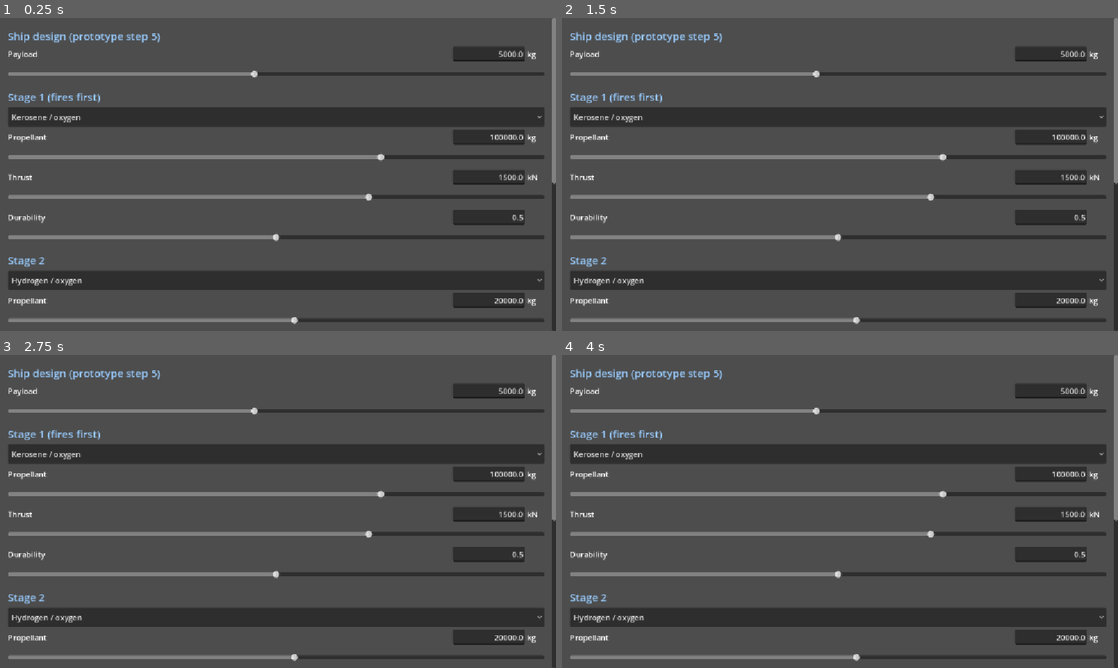
Above: before the commit, frames 1-4 (two rows, left to right).
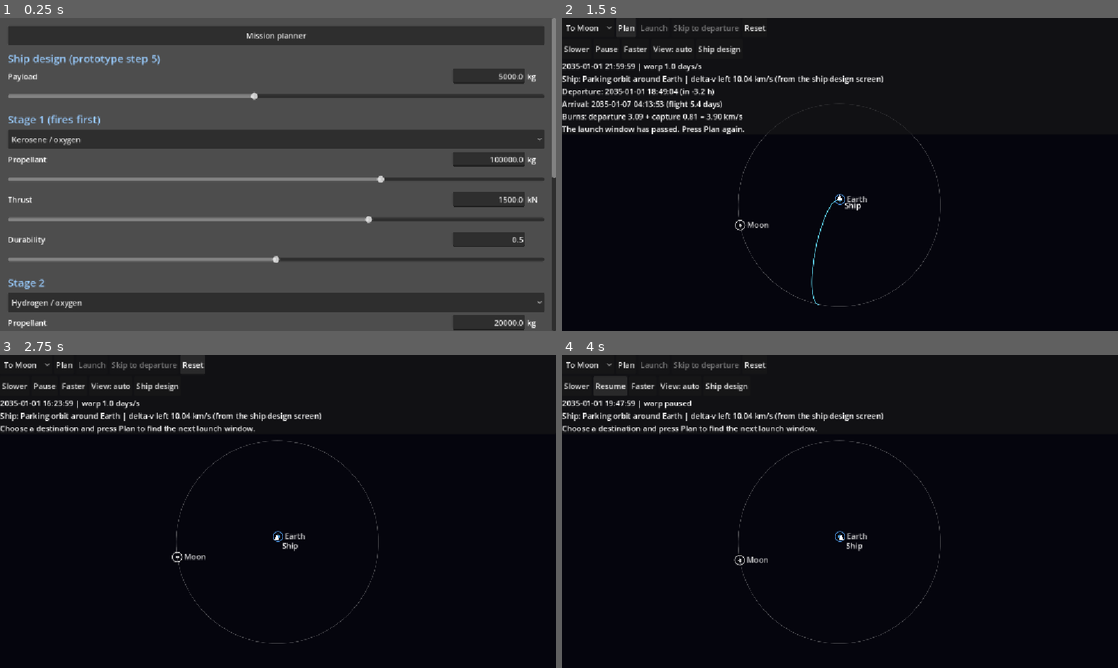
Above: after the commit, the same moments.

Repository: jonmakescars/asteroid-miner
Game: Godot game, scene res://ship_design.tscn
The game is run twice, just before and just after one commit, with the same random seed, the same clock (stepped at 60 frames per second) and the same inputs. This scene is started directly instead of the project's main scene.
Inputs (mouse positions are in pixels of both pictures, inside the frame that each line leads up to):
- Up to frame 1 (0.25 s): no input
- Up to frame 2 (1.5 s): click (840, 36) at 0.5 s, where only the run after the commit has a clickable "Mission planner"; click (628, 27) at 1.25 s, where only the run after the commit has a clickable "Plan"
- Up to frame 3 (2.75 s): click (194, 364) at 2 s, where only the run after the commit has a clickable "Reset"
- Up to frame 4 (4 s): click (578, 386) at 2.75 s, where only the run after the commit has a clickable "Slower"; click (606, 386) at 3.5 s, where only the run after the commit has a clickable "Pause"

The runs differ from the first frame. In frame 1, 41% of the frame differs, in the area x 1-100%, y 2-100%; in frame 2, 99%; in frame 3, 99%, in the area x 0-100%, y 0-100%; in frame 4, 99%.

Commit message:
Add mission planner for Moon and Mars (step 6)

Diff:
--- /dev/null
+++ b/mission.tscn
@@ -0,0 +1,12 @@
+[gd_scene load_steps=2 format=3]
+
+[ext_resource type="Script" path="res://scripts/mission_view.gd" id="1"]
+
+[node name="Mission" type="Control"]
+layout_mode = 3
+anchors_preset = 15
+anchor_right = 1.0
+anchor_bottom = 1.0
+grow_horizontal = 2
+grow_vertical = 2
+script = ExtResource("1")
--- /dev/null
+++ b/scripts/mission_view.gd
@@ -0,0 +1,391 @@
+extends Control
+## Prototype build step 6: plan and fly an Earth-to-Moon or Earth-to-Mars mission on rails.
+## The ship starts in a circular parking orbit around Earth. "Plan" finds the next launch window and
+## the delta-v of the departure and capture burns. "Launch" commits the plan; then run time forward
+## (or use "Skip to departure") and watch the ship follow its orbit segments.
+
+const DATA_PATH := "res://data/bodies.json"
+const DESIGN_PATH := "user://ship_design.json"  # written by the ship design screen
+const DEFAULT_SHIP_DV_KMS := 10.0
+const PARKING_ALTITUDE_KM := 400.0
+const WARP_STEPS := [0.01, 0.1, 1.0, 10.0, 100.0, 1000.0]  # game days per real second
+const MIN_BODY_RADIUS_PX := 3.0
+const RING_RADIUS_PX := 10.0
+const ORBIT_SAMPLES := 160
+const MOBILE_UI_SCALE := 2.0
+const FRAMES := ["auto", "sun", "earth", "mars", "moon"]
+const TARGETS := [
+	{"id": "moon", "name": "Moon", "frame": "earth", "capture_altitude_km": 100.0},
+	{"id": "mars", "name": "Mars", "frame": "sun", "capture_altitude_km": 400.0},
+]
+
+var bodies: Dictionary = {}
+var children: Dictionary = {}
+var start_jd := 0.0
+var time_jd := 0.0
+var warp_index := 2
+var paused := false
+var frame_index := 0
+var ship_dv_kms := DEFAULT_SHIP_DV_KMS
+var ship_dv_source := "default value; design a ship on the ship design screen"
+var parking_segment: Dictionary = {}
+var legs: Array = []     # the ship's orbit legs: {parent, segment, t_start, label}
+var plan: Dictionary = {}
+var message := ""
+
+var info_label: Label
+var target_picker: OptionButton
+var plan_button: Button
+var launch_button: Button
+var skip_button: Button
+var pause_button: Button
+var frame_button: Button
+
+
+func _ready() -> void:
+	if OS.has_feature("mobile"):
+		get_window().content_scale_factor = MOBILE_UI_SCALE
+	RenderingServer.set_default_clear_color(Color(0.02, 0.02, 0.05))
+	var parsed: Variant = JSON.parse_string(FileAccess.get_file_as_string(DATA_PATH))
+	if typeof(parsed) != TYPE_DICTIONARY:
+		push_error("Cannot read %s (on Android, add *.json to the export filter)." % DATA_PATH)
+		set_process(false)
+		return
+	start_jd = float(parsed["game_start"]["jd"])
+	for body in parsed["bodies"]:
+		bodies[body["id"]] = body
+		children[body["id"]] = []
+	for id in bodies:
+		var parent_id: Variant = bodies[id]["parent"]
+		if parent_id != null:
+			children[parent_id].append(id)
+	_load_ship_dv()
+	_build_ui()
+	_reset()
+
+
+func _load_ship_dv() -> void:
+	if not FileAccess.file_exists(DESIGN_PATH):
+		return
+	var parsed: Variant = JSON.parse_string(FileAccess.get_file_as_string(DESIGN_PATH))
+	if typeof(parsed) == TYPE_DICTIONARY and parsed.has("total_dv_ms"):
+		ship_dv_kms = float(parsed["total_dv_ms"]) / 1000.0
+		ship_dv_source = "from the ship design screen"
+
+
+func _reset() -> void:
+	time_jd = start_jd
+	plan = {}
+	message = ""
+	var earth_gm := float(bodies["earth"]["gm_km3_s2"])
+	var radius := float(bodies["earth"]["radius_km"]) + PARKING_ALTITUDE_KM
+	parking_segment = TransferPlanner.circular_segment(radius, earth_gm, start_jd, 0.0)
+	legs = [{"parent": "earth", "segment": parking_segment, "t_start": start_jd, "label": "Parking orbit around Earth"}]
+
+
+# ---------------------------------------------------------------- user interface
+
+func _build_ui() -> void:
+	var hud := PanelContainer.new()
+	hud.set_anchors_preset(Control.PRESET_TOP_WIDE)
+	add_child(hud)
+	var box := VBoxContainer.new()
+	hud.add_child(box)
+
+	var row1 := HFlowContainer.new()
+	box.add_child(row1)
+	target_picker = OptionButton.new()
+	for target in TARGETS:
+		target_picker.add_item("To " + str(target["name"]))
+	target_picker.item_selected.connect(func(_i: int) -> void: _on_target_changed())
+	row1.add_child(target_picker)
+	plan_button = _add_button(row1, "Plan", _on_plan)
+	launch_button = _add_button(row1, "Launch", _on_launch)
+	skip_button = _add_button(row1, "Skip to departure", _on_skip)
+	_add_button(row1, "Reset", _reset)
+
+	var row2 := HFlowContainer.new()
+	box.add_child(row2)
+	_add_button(row2, "Slower", func() -> void: warp_index = maxi(warp_index - 1, 0))
+	pause_button = _add_button(row2, "Pause", func() -> void: paused = not paused)
+	_add_button(row2, "Faster", func() -> void: warp_index = mini(warp_index + 1, WARP_STEPS.size() - 1))
+	frame_button = _add_button(row2, "View", func() -> void: frame_index = (frame_index + 1) % FRAMES.size())
+	_add_button(row2, "Ship design", func() -> void: get_tree().change_scene_to_file("res://ship_design.tscn"))
+
+	info_label = Label.new()
+	info_label.size_flags_horizontal = Control.SIZE_EXPAND_FILL
+	info_label.autowrap_mode = TextServer.AUTOWRAP_WORD_SMART
+	box.add_child(info_label)
+
+
+func _add_button(parent: Control, text: String, action: Callable) -> Button:
+	var button := Button.new()
+	button.text = text
+	button.custom_minimum_size = Vector2(0, 40)
+	button.pressed.connect(action)
+	parent.add_child(button)
+	return button
+
+
+func _on_target_changed() -> void:
+	if not _departed():
+		plan = {}
+		legs = [legs[0]]
+		message = ""
+
+
+func _on_plan() -> void:
+	var target: Dictionary = TARGETS[target_picker.selected]
+	legs = [legs[0]]
+	plan = _make_plan(target)
+	message = "" if not plan.is_empty() else "No launch window found within the search period."
+
+
+func _on_launch() -> void:
+	if plan.is_empty():
+		return
+	plan["committed"] = true
+	legs = [
+		legs[0],
+		{"parent": plan["frame"], "segment": plan["transfer_segment"], "t_start": plan["t_dep"],
+				"label": "Transfer orbit to %s" % plan["target_name"]},
+		{"parent": plan["target_id"], "segment": plan["capture_segment"], "t_start": plan["t_arr"],
+				"label": "Orbit around %s" % plan["target_name"]},
+	]
+
+
+func _on_skip() -> void:
+	if not plan.is_empty():
+		time_jd = maxf(time_jd, float(plan["t_dep"]) - 0.02)
+
+
+func _departed() -> bool:
+	return not plan.is_empty() and plan.get("committed", false) and time_jd >= float(plan["t_dep"])
+
+
+# ---------------------------------------------------------------- planning
+
+## Finds the next launch window to the target and the burns it needs. Returns {} if there is none.
+func _make_plan(target: Dictionary) -> Dictionary:
+	var target_id: String = target["id"]
+	var frame: String = target["frame"]
+	var gm := float(bodies[frame]["gm_km3_s2"])
+	var earth_gm := float(bodies["earth"]["gm_km3_s2"])
+	var parking := parking_segment
+	var parking_radius := float(parking["semi_major_axis_km"])
+	var target_fn := func(t: float) -> Vector2: return _body_rel(target_id, t)
+	var origin_fn: Callable
+	var horizon := 0.3   # days to search; a parking orbit passes every spot within 0.07 days
+	var step := 0.002
+	if frame == "earth":
+		origin_fn = func(t: float) -> Vector2: return Kepler.position_at(parking, t)
+	else:
+		origin_fn = func(t: float) -> Vector2: return _body_rel("earth", t)
+		horizon = 900.0  # longer than the synodic period of Earth and Mars (about 780 days)
+		step = 1.0
+
+	var transfer := TransferPlanner.find_window(gm, origin_fn, target_fn, time_jd, horizon, step)
+	if transfer.is_empty():
+		return {}
+	var t_dep := float(transfer["t_dep"])
+	var dv_departure := 0.0
+	if frame == "earth":
+		dv_departure = TransferPlanner.departure_dv_bound(transfer, gm)
+	else:
+		var origin_velocity := TransferPlanner.velocity_kms(origin_fn, t_dep)
+		dv_departure = TransferPlanner.departure_dv_escape(transfer, origin_velocity, earth_gm, parking_radius)
+	var capture_radius := float(bodies[target_id]["radius_km"]) + float(target["capture_altitude_km"])
+	var target_gm := float(bodies[target_id]["gm_km3_s2"])
+	var arrival := TransferPlanner.arrival_dv(transfer, target_fn, target_gm, capture_radius)
+	return {
+		"target_id": target_id,
+		"target_name": target["name"],
+		"frame": frame,
+		"t_dep": t_dep,
+		"t_arr": float(transfer["t_arr"]),
+		"flight_days": float(transfer["flight_days"]),
+		"dv_departure": dv_departure,
+		"dv_arrival": float(arrival["dv_kms"]),
+		"v_inf_arrival": float(arrival["v_inf_kms"]),
+		"transfer_segment": TransferPlanner.transfer_segment(transfer, gm),
+		"capture_segment": TransferPlanner.circular_segment(capture_radius, target_gm, float(transfer["t_arr"]), 0.0),
+		"committed": false,
+	}
+
+
+func _plan_dv_total() -> float:
+	return float(plan["dv_departure"]) + float(plan["dv_arrival"])
+
+
+# ---------------------------------------------------------------- positions on rails
+
+## Position (km) of a body relative to its parent.
+func _body_rel(id: String, jd: float) -> Vector2:
+	var segments: Array = bodies[id]["orbit_segments"]
+	if segments.is_empty():
+		return Vector2.ZERO
+	return Kepler.position_at(Kepler.segment_at(segments, jd), jd)
+
+
+## Position (km) of a body relative to the Sun.
+func _body_abs(id: String, jd: float) -> Vector2:
+	var total := Vector2.ZERO
+	var current: Variant = id
+	while current != null:
+		total += _body_rel(str(current), jd)
+		current = bodies[str(current)]["parent"]
+	return total
+
+
+func _leg_index_at(jd: float) -> int:
+	var chosen := 0
+	for i in legs.size():
+		if float(legs[i]["t_start"]) <= jd:
+			chosen = i
+	return chosen
+
+
+func _ship_abs(jd: float) -> Vector2:
+	var leg: Dictionary = legs[_leg_index_at(jd)]
+	return _body_abs(str(leg["parent"]), jd) + Kepler.position_at(leg["segment"], jd)
+
+
+func _frame_id() -> String:
+	var choice: String = FRAMES[frame_index]
+	if choice != "auto":
+		return choice
+	var index := _leg_index_at(time_jd)
+	# While waiting for a window to Mars, watch the planets rather than the parking orbit.
+	if index == 0 and not plan.is_empty() and plan["frame"] == "sun":
+		return "sun"
+	return str(legs[index]["parent"])
+
+
+# ---------------------------------------------------------------- time
+
+func _process(delta: float) -> void:
+	if not paused:
+		time_jd += delta * float(WARP_STEPS[warp_index])
+	_update_ui()
+	queue_redraw()
+
+
+func _update_ui() -> void:
+	var departed := _departed()
+	plan_button.disabled = departed
+	var affordable := not plan.is_empty() and _plan_dv_total() <= ship_dv_kms
+	var window_open := not plan.is_empty() and time_jd < float(plan["t_dep"]) - 0.0001
+	launch_button.disabled = plan.is_empty() or plan["committed"] or not affordable or not window_open
+	skip_button.disabled = plan.is_empty() or not window_open
+	pause_button.text = "Resume" if paused else "Pause"
+	frame_button.text = "View: " + str(FRAMES[frame_index])
+	info_label.text = _info_text()
+
+
+func _date_text(jd: float) -> String:
+	return Time.get_datetime_string_from_unix_time(int((jd - 2440587.5) * 86400.0)).replace("T", " ")
+
+
+func _span_text(days: float) -> String:
+	if absf(days) < 2.0:
+		return "%.1f h" % (days * 24.0)
+	return "%.1f days" % days
+
+
+func _dv_left() -> float:
+	var left := ship_dv_kms
+	if not plan.is_empty() and plan["committed"]:
+		if time_jd >= float(plan["t_dep"]):
+			left -= float(plan["dv_departure"])
+		if time_jd >= float(plan["t_arr"]):
+			left -= float(plan["dv_arrival"])
+	return left
+
+
+func _info_text() -> String:
+	var lines: PackedStringArray = []
+	var warp_text := "paused" if paused else "%s days/s" % str(WARP_STEPS[warp_index])
+	lines.append("%s | warp %s" % [_date_text(time_jd), warp_text])
+	lines.append("Ship: %s | delta-v left %.2f km/s (%s)" % [
+			legs[_leg_index_at(time_jd)]["label"], _dv_left(), ship_dv_source])
+	if plan.is_empty():
+		lines.append(message if message != "" else "Choose a destination and press Plan to find the next launch window.")
+		return "\n".join(lines)
+	lines.append("Departure: %s (in %s)" % [_date_text(float(plan["t_dep"])), _span_text(float(plan["t_dep"]) - time_jd)])
+	lines.append("Arrival: %s (flight %s)" % [_date_text(float(plan["t_arr"])), _span_text(float(plan["flight_days"]))])
+	lines.append("Burns: departure %.2f + capture %.2f = %.2f km/s" % [
+			float(plan["dv_departure"]), float(plan["dv_arrival"]), _plan_dv_total()])
+	if _plan_dv_total() > ship_dv_kms:
+		lines.append("Not enough delta-v for this mission. Build a stronger ship on the ship design screen.")
+	elif plan["committed"]:
+		lines.append("Mission launched." if time_jd < float(plan["t_arr"]) else "Arrived at %s." % plan["target_name"])
+	elif time_jd >= float(plan["t_dep"]):
+		lines.append("The launch window has passed. Press Plan again.")
+	else:
+		lines.append("Ready: press Launch, then run time or press Skip to departure.")
+	return "\n".join(lines)
+
+
+# ---------------------------------------------------------------- drawing
+
+func _draw() -> void:
+	var frame_id := _frame_id()
+	var centre := Vector2(size.x * 0.5, size.y * 0.58)
+	var half_extent := minf(size.x * 0.5, size.y * 0.38)
+	var kid_ids: Array = children[frame_id]
+	var leg: Dictionary = legs[_leg_index_at(time_jd)]
+
+	# Scale so that the widest orbit in this frame (or the ship's orbit, if it has no children) fits.
+	var extent := float(bodies[frame_id]["radius_km"]) * 4.0
+	if kid_ids.is_empty() and leg["parent"] == frame_id:
+		extent = maxf(extent, float(leg["segment"]["semi_major_axis_km"]) * 1.5)
+	for kid_id in kid_ids:
+		var segment := Kepler.segment_at(bodies[kid_id]["orbit_segments"], time_jd)
+		extent = maxf(extent, float(segment["semi_major_axis_km"]) * (1.0 + float(segment["eccentricity"])))
+	var px_per_km := half_extent * 0.9 / extent
+
+	for kid_id in kid_ids:
+		var segment := Kepler.segment_at(bodies[kid_id]["orbit_segments"], time_jd)
+		var line := PackedVector2Array()
+		for point in Kepler.orbit_points(segment, ORBIT_SAMPLES):
+			line.append(_to_screen(point, centre, px_per_km))
+		draw_polyline(line, Color(1, 1, 1, 0.25), 1.0, true)
+
+	# Planned transfer path, drawn when the transfer happens around the body at the centre of the view.
+	if not plan.is_empty() and plan["frame"] == frame_id:
+		var path := PackedVector2Array()
+		for i in 81:
+			var t := float(plan["t_dep"]) + float(plan["flight_days"]) * float(i) / 80.0
+			path.append(_to_screen(Kepler.position_at(plan["transfer_segment"], t), centre, px_per_km))
+		draw_polyline(path, Color(0.4, 0.9, 1.0, 0.9), 1.5, true)
+	if leg["parent"] == frame_id:
+		var ring := PackedVector2Array()
+		for point in Kepler.orbit_points(leg["segment"], 64):
+			ring.append(_to_screen(point, centre, px_per_km))
+		draw_polyline(ring, Color(0.4, 0.9, 1.0, 0.6), 1.0, true)
+
+	_draw_body(frame_id, centre, px_per_km)
+	for kid_id in kid_ids:
+		var segment := Kepler.segment_at(bodies[kid_id]["orbit_segments"], time_jd)
+		_draw_body(kid_id, _to_screen(Kepler.position_at(segment, time_jd), centre, px_per_km), px_per_km)
+
+	var ship_local := _ship_abs(time_jd) - _body_abs(frame_id, time_jd)
+	var p := _to_screen(ship_local, centre, px_per_km)
+	draw_colored_polygon(PackedVector2Array([p + Vector2(0, -7), p + Vector2(6, 5), p + Vector2(-6, 5)]), Color.WHITE)
+	draw_string(ThemeDB.fallback_font, p + Vector2(10, 22), "Ship", HORIZONTAL_ALIGNMENT_LEFT, -1, 16, Color.WHITE)
+
+
+func _to_screen(position_km: Vector2, centre: Vector2, px_per_km: float) -> Vector2:
+	return centre + Vector2(position_km.x, -position_km.y) * px_per_km
+
+
+func _draw_body(id: String, screen_position: Vector2, px_per_km: float) -> void:
+	var body: Dictionary = bodies[id]
+	var radius_px := maxf(MIN_BODY_RADIUS_PX, float(body["radius_km"]) * px_per_km)
+	var colour := Color.html(body["draw_color"])
+	draw_circle(screen_position, radius_px, colour)
+	if radius_px < RING_RADIUS_PX:
+		draw_arc(screen_position, RING_RADIUS_PX, 0.0, TAU, 32, colour, 1.5, true)
+		radius_px = RING_RADIUS_PX
+	draw_string(ThemeDB.fallback_font, screen_position + Vector2(radius_px + 4.0, 5.0), body["name"],
+			HORIZONTAL_ALIGNMENT_LEFT, -1, 16, Color(1, 1, 1, 0.8))
--- a/scripts/ship_design_view.gd
+++ b/scripts/ship_design_view.gd
@@ -4,6 +4,7 @@
 ## slider covers small probes and large ships alike.
 
 const ENGINES_PATH := "res://data/engines.json"
+const DESIGN_PATH := "user://ship_design.json"  # read by the mission planner
 const MOBILE_UI_SCALE := 2.5  # phone screens are dense; the UI is scaled up there only
 const PAYLOAD_RANGE := Vector2(100.0, 500000.0)       # kg
 const PROPELLANT_RANGE := Vector2(100.0, 2000000.0)   # kg
@@ -67,6 +68,11 @@
 	box.add_theme_constant_override("separation", 6)
 	margin.add_child(box)
 
+	var mission_button := Button.new()
+	mission_button.text = "Mission planner"
+	mission_button.custom_minimum_size = Vector2(0, 40)
+	mission_button.pressed.connect(func() -> void: get_tree().change_scene_to_file("res://mission.tscn"))
+	box.add_child(mission_button)
 	_add_heading(box, "Ship design (prototype step 5)")
 	payload_ctl = _add_slider(box, "Payload", PAYLOAD_RANGE, true, DEFAULT_PAYLOAD_KG, "kg")
 
@@ -218,7 +224,31 @@
 	for reference in REFERENCE_DV:
 		lines.append("   %s: %s km/s" % [reference[0], str(reference[1])])
 	result_label.text = "\n".join(lines)
+	_save_design(stages, payload_kg, analysis)
 
 
 func _update_label(control: Dictionary) -> void:
 	(control["edit"] as LineEdit).text = String.num(_value_of(control), 2)
+
+
+## A click outside the focused text box ends the editing, which applies the typed value.
+func _input(event: InputEvent) -> void:
+	var click := event as InputEventMouseButton
+	if click == null or not click.pressed:
+		return
+	var focused := get_viewport().gui_get_focus_owner()
+	if focused is LineEdit and not focused.get_global_rect().has_point(click.global_position):
+		focused.release_focus()
+
+
+## Saves the current design so that the mission planner can use its delta-v.
+func _save_design(stages: Array, payload_kg: float, analysis: Dictionary) -> void:
+	var file := FileAccess.open(DESIGN_PATH, FileAccess.WRITE)
+	if file == null:
+		return
+	file.store_string(JSON.stringify({
+		"payload_kg": payload_kg,
+		"stages": stages,
+		"total_dv_ms": analysis["total_dv_ms"],
+		"total_mass_kg": analysis["total_mass_kg"],
+	}, "\t"))
--- /dev/null
+++ b/scripts/transfer_planner.gd
@@ -0,0 +1,152 @@
+class_name TransferPlanner
+extends RefCounted
+## Hohmann-style transfers between bodies on rails (2D), for the mission planner (build step 6).
+## Only outward transfers are supported (the target is farther from the central body than the
+## departure point). Positions are Vector2 in km relative to the central body, times are Julian
+## Dates, GM is in km^3/s^2 and velocities are in km/s.
+##
+## A transfer is a half ellipse: periapsis at the departure point (at radius r1), apoapsis at the
+## target's position at arrival (at radius r2). Departure and arrival are tied together because
+## the target moves while the ship flies, so the arrival position is found by iteration.
+##
+## origin_fn and target_fn are Callables taking a Julian Date and returning the position (Vector2).
+
+const SECONDS_PER_DAY := 86400.0
+
+
+## Mean motion in degrees per day of a circular or elliptical orbit with semi-major axis a_km.
+static func mean_motion_deg_per_day(gm: float, a_km: float) -> float:
+	return rad_to_deg(sqrt(gm / (a_km * a_km * a_km)) * SECONDS_PER_DAY)
+
+
+## Orbit segment (same format as the body data) for a circular orbit that starts at angle phase_deg.
+static func circular_segment(radius_km: float, gm: float, epoch_jd: float, phase_deg: float) -> Dictionary:
+	return {
+		"epoch_jd": epoch_jd,
+		"semi_major_axis_km": radius_km,
+		"eccentricity": 0.0,
+		"longitude_of_ascending_node_deg": 0.0,
+		"argument_of_periapsis_deg": phase_deg,
+		"mean_anomaly_deg": 0.0,
+		"mean_motion_deg_per_day": mean_motion_deg_per_day(gm, radius_km),
+	}
+
+
+## Orbit segment of the transfer ellipse, starting at periapsis at the departure time.
+static func transfer_segment(transfer: Dictionary, gm: float) -> Dictionary:
+	var a := float(transfer["a"])
+	return {
+		"epoch_jd": float(transfer["t_dep"]),
+		"semi_major_axis_km": a,
+		"eccentricity": float(transfer["e"]),
+		"longitude_of_ascending_node_deg": 0.0,
+		"argument_of_periapsis_deg": rad_to_deg(float(transfer["peri_longitude"])),
+		"mean_anomaly_deg": 0.0,
+		"mean_motion_deg_per_day": mean_motion_deg_per_day(gm, a),
+	}
+
+
+## Velocity (km/s) of something following pos_fn, from a numerical derivative.
+static func velocity_kms(pos_fn: Callable, jd: float) -> Vector2:
+	var h := 0.01  # days
+	var ahead: Vector2 = pos_fn.call(jd + h)
+	var behind: Vector2 = pos_fn.call(jd - h)
+	return (ahead - behind) / (2.0 * h * SECONDS_PER_DAY)
+
+
+## Transfer for departing at jd t_dep. The result includes angle_error: how far (radians) the target
+## is from the apoapsis direction when the ship arrives. It is zero in a launch window.
+static func transfer_for_departure(gm: float, origin_fn: Callable, target_fn: Callable, t_dep: float) -> Dictionary:
+	var origin: Vector2 = origin_fn.call(t_dep)
+	var r1 := origin.length()
+	var r2 := r1
+	var a := r1
+	var flight_days := 0.0
+	var t_arr := t_dep
+	var target_pos := Vector2.ZERO
+	for _i in 12:
+		a = 0.5 * (r1 + r2)
+		flight_days = PI * sqrt(a * a * a / gm) / SECONDS_PER_DAY
+		t_arr = t_dep + flight_days
+		target_pos = target_fn.call(t_arr)
+		var new_r2 := target_pos.length()
+		var change := absf(new_r2 - r2)
+		r2 = new_r2
+		if change < 0.01:
+			break
+	a = 0.5 * (r1 + r2)
+	return {
+		"gm": gm,
+		"t_dep": t_dep,
+		"t_arr": t_arr,
+		"flight_days": flight_days,
+		"r1": r1,
+		"r2": r2,
+		"a": a,
+		"e": absf(r2 - r1) / (r1 + r2),
+		"peri_longitude": origin.angle(),
+		"origin": origin,
+		"target_pos": target_pos,
+		"angle_error": wrapf(target_pos.angle() - (origin.angle() + PI), -PI, PI),
+	}
+
+
+## Searches forward from t_start for the first launch window: scans in steps of step_days for a
+## sign change of angle_error, then narrows it down by bisection. Returns {} if none is found.
+static func find_window(gm: float, origin_fn: Callable, target_fn: Callable,
+		t_start: float, horizon_days: float, step_days: float) -> Dictionary:
+	var prev_t := t_start
+	var prev_error := float(transfer_for_departure(gm, origin_fn, target_fn, prev_t)["angle_error"])
+	var t := t_start
+	while t < t_start + horizon_days:
+		t += step_days
+		var step_error := float(transfer_for_departure(gm, origin_fn, target_fn, t)["angle_error"])
+		# A sign change is a crossing, unless the error just wrapped around from +pi to -pi.
+		if prev_error * step_error <= 0.0 and absf(prev_error - step_error) < PI:
+			var low := prev_t
+			var high := t
+			var low_error := prev_error
+			for _k in 60:
+				var mid := 0.5 * (low + high)
+				var mid_error := float(transfer_for_departure(gm, origin_fn, target_fn, mid)["angle_error"])
+				if low_error * mid_error <= 0.0:
+					high = mid
+				else:
+					low = mid
+					low_error = mid_error
+			return transfer_for_departure(gm, origin_fn, target_fn, 0.5 * (low + high))
+		prev_t = t
+		prev_error = step_error
+	return {}
+
+
+## Burn from a circular parking orbit straight onto the transfer (both around the same body).
+static func departure_dv_bound(transfer: Dictionary, gm: float) -> float:
+	var r1 := float(transfer["r1"])
+	var v_periapsis := sqrt(gm * (2.0 / r1 - 1.0 / float(transfer["a"])))
+	return v_periapsis - sqrt(gm / r1)
+
+
+## Burn to leave a planet's sphere of influence onto a transfer around the Sun. origin_velocity is the
+## planet's own velocity; body_gm and parking_radius_km describe the circular parking orbit.
+static func departure_dv_escape(transfer: Dictionary, origin_velocity: Vector2, body_gm: float, parking_radius_km: float) -> float:
+	var r1 := float(transfer["r1"])
+	var v_periapsis := sqrt(float(transfer["gm"]) * (2.0 / r1 - 1.0 / float(transfer["a"])))
+	var direction := (transfer["origin"] as Vector2).normalized().rotated(PI / 2.0)
+	var v_inf := (direction * v_periapsis - origin_velocity).length()
+	return sqrt(v_inf * v_inf + 2.0 * body_gm / parking_radius_km) - sqrt(body_gm / parking_radius_km)
+
+
+## Capture burn into a circular orbit around the target. Returns {"v_inf_kms", "dv_kms"}.
+static func arrival_dv(transfer: Dictionary, target_fn: Callable, target_gm: float, capture_radius_km: float) -> Dictionary:
+	var r2 := float(transfer["r2"])
+	var v_apoapsis := sqrt(float(transfer["gm"]) * (2.0 / r2 - 1.0 / float(transfer["a"])))
+	var apoapsis_direction := Vector2.from_angle(float(transfer["peri_longitude"]) + PI)
+	var ship_velocity := apoapsis_direction.rotated(PI / 2.0) * v_apoapsis
+	var target_velocity := velocity_kms(target_fn, float(transfer["t_arr"]))
+	var v_inf := (target_velocity - ship_velocity).length()
+	var v_circular := sqrt(target_gm / capture_radius_km)
+	return {
+		"v_inf_kms": v_inf,
+		"dv_kms": sqrt(v_inf * v_inf + 2.0 * v_circular * v_circular) - v_circular,
+	}
Not shown, added: scripts/mission_view.gd.uid
Not shown, added: scripts/transfer_planner.gd.uid
Not shown, added: step6-mission.zip
